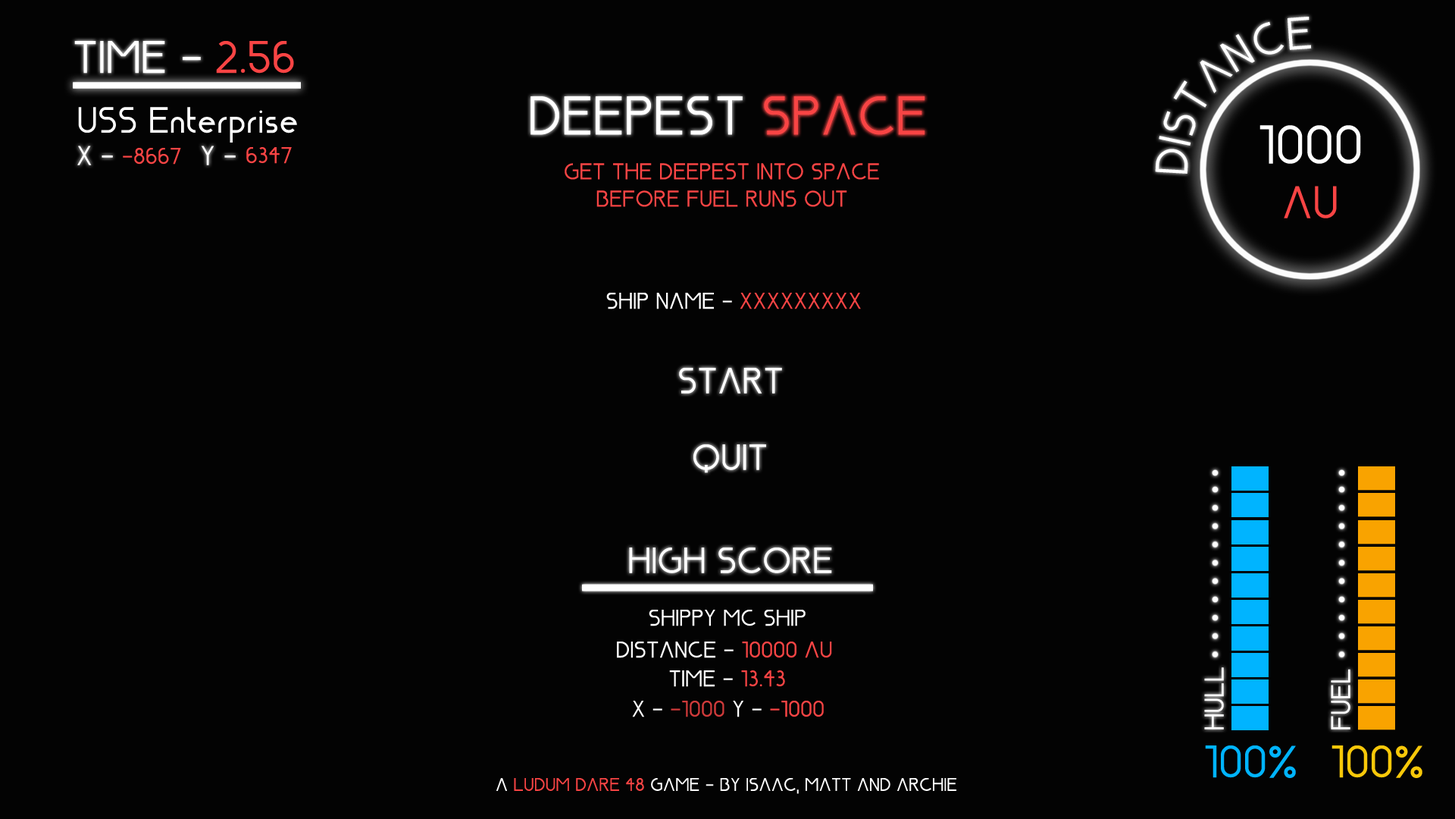
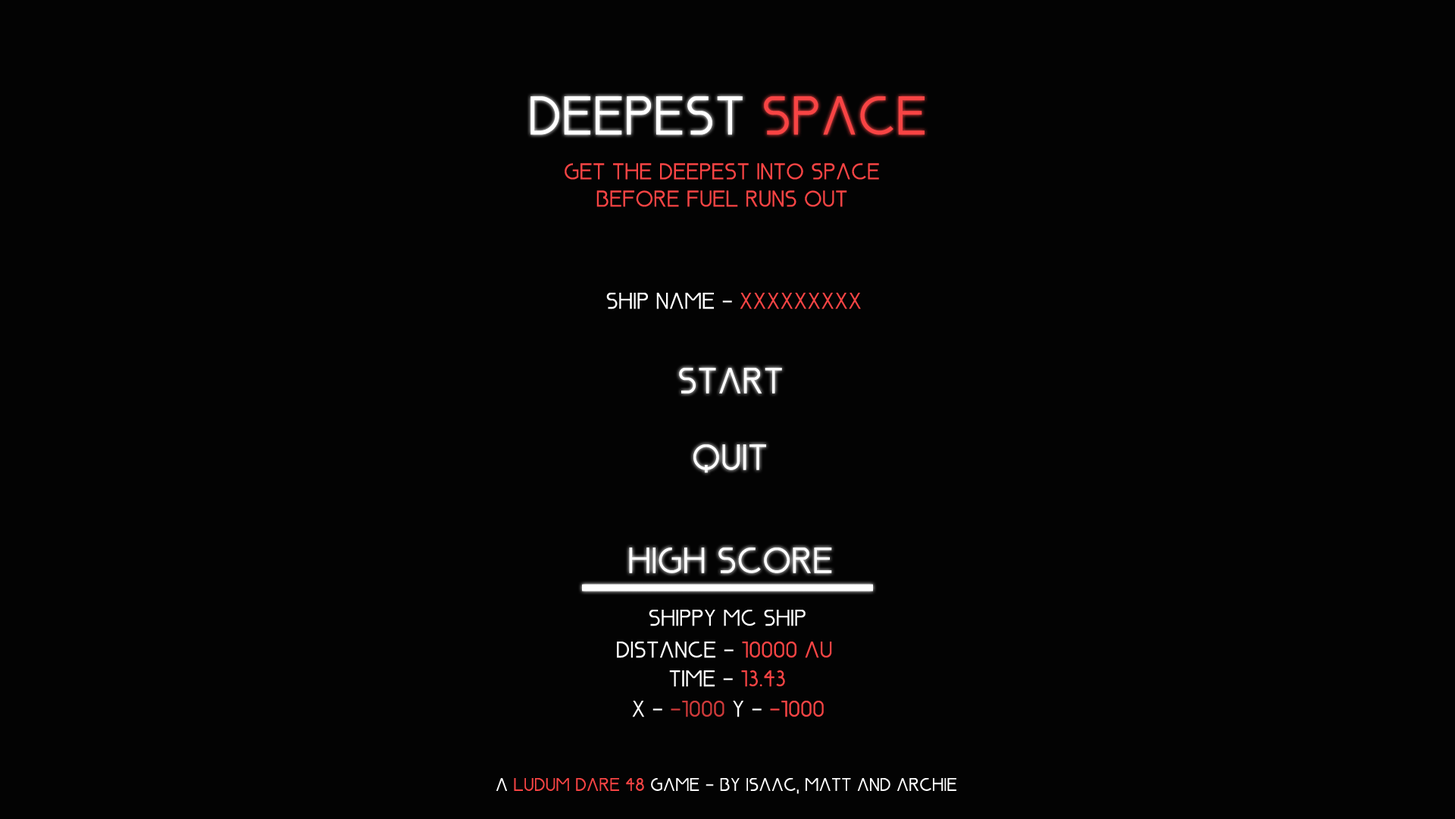
Layers edited between the first and the second 1455px x 819px image:
hid group "Name & Cordinates" (5 layers) over [77, 106, 298, 166]
hid group "Distance" (4 layers) over [1155, 16, 1422, 281]
hid group "Time UI" (3 layers) over [72, 40, 301, 90]
renamed "Fuel 100% copy" to "Hull 100%", hid the group it (14 layers) over [1204, 466, 1297, 778]
hid group "Fuel 100%" (14 layers) over [1331, 466, 1423, 778]
